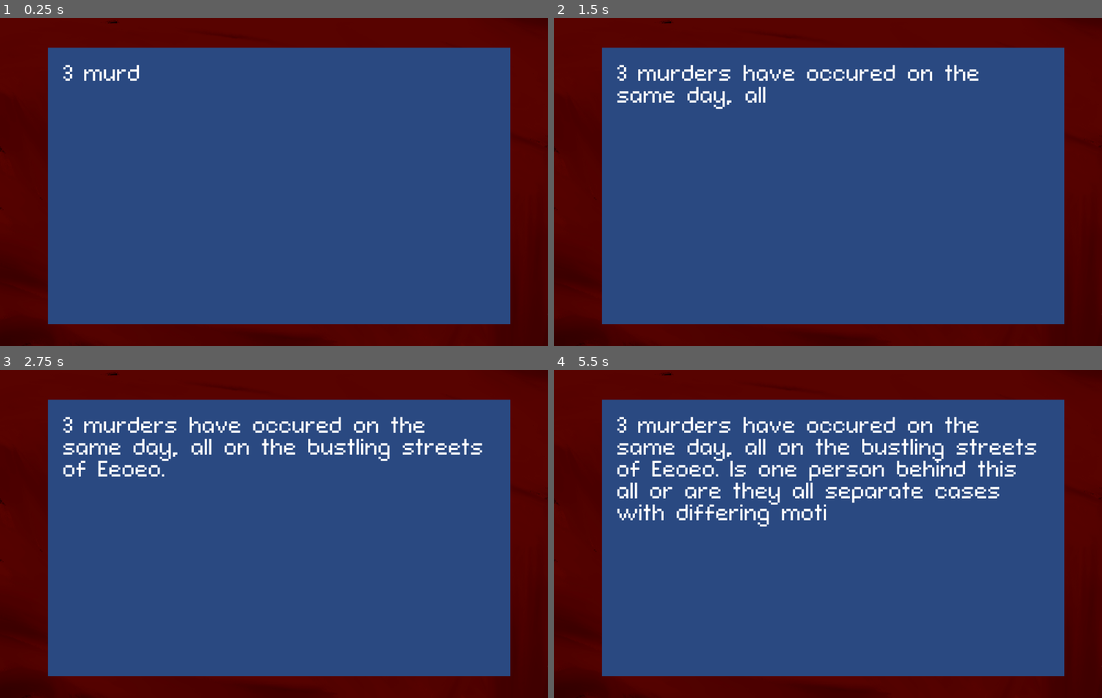
Above: before the commit, frames 1-4 (two rows, left to right).
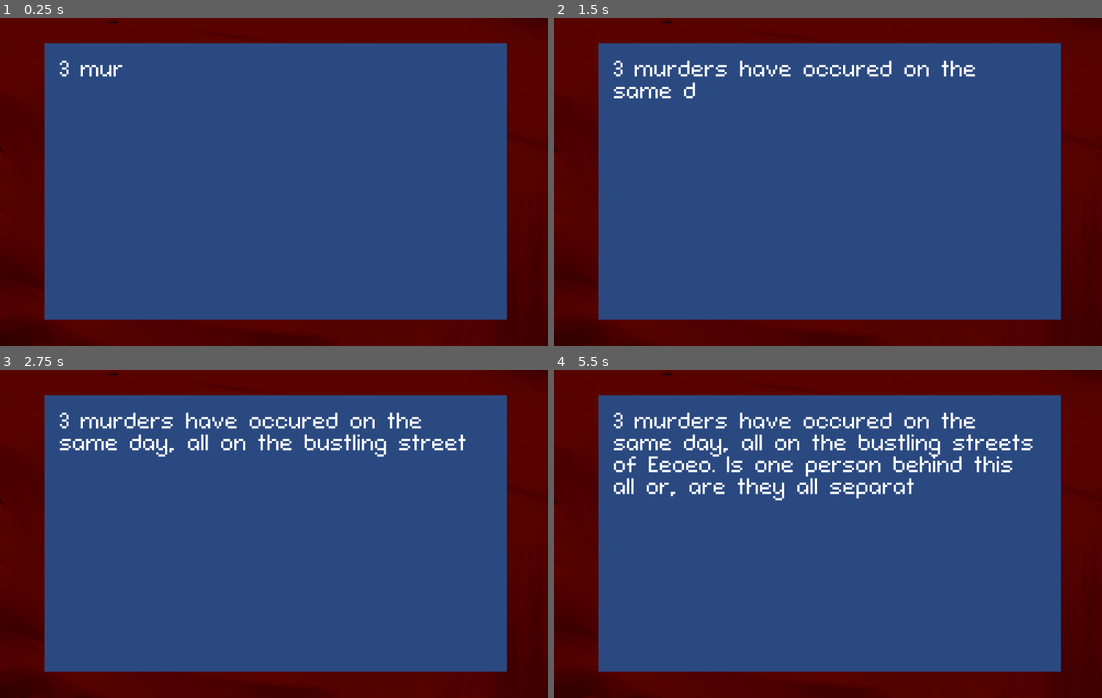
Above: after the commit, the same moments.

Repository: Flappyfroggy/murder.exe
Game: Godot game, scene res://scenes/game.tscn
Same seed, same stepped clock (60 frames per second), same inputs: the game is played once before the commit and once after it. This scene is started directly instead of the project's main scene.
Inputs:
- Up to frame 1 (0.25 s): no input
- Up to frame 2 (1.5 s): no input
- Up to frame 3 (2.75 s): no input
- Up to frame 4 (5.5 s): no input

The runs differ from the first frame. In frame 1, 3.8% of the frame differs, in the area x 8-94%, y 7-94%; in frame 2, 5.8%; in frame 3, 7.6%; in frame 4, 12%.

Commit message:
got the first riddle to appear + animation work

Diff:
--- /dev/null
+++ b/e.gd
@@ -0,0 +1,3 @@
+extends Node
+var taskshown: bool = false
+var riddle1shown: bool = false
--- a/project.godot
+++ b/project.godot
@@ -15,7 +15,15 @@
 config/features=PackedStringArray("4.5", "Forward Plus")
 config/icon="res://icon.svg"
 
+[autoload]
+
+e="*res://e.gd"
+
 [display]
 
 window/size/viewport_width=2500
 window/size/viewport_height=1500
+
+[editor_plugins]
+
+enabled=PackedStringArray("res://addons/godot_super-wakatime/plugin.cfg")
--- a/scenes/game.gd
+++ b/scenes/game.gd
@@ -1,7 +1,13 @@
 extends Node2D
 @onready var task_preload = preload("res://scenes/your_task.tscn")
-
+@onready var riddle1_preload = preload("res://scenes/riddle_1.tscn")
 func _ready():
 	var task = task_preload.instantiate()
-	task.position = Vector2(1272,768)
+	task.position = Vector2(1256,748)
 	add_child(task)
+func _process(_float) -> void:
+	if e.taskshown and not e.riddle1shown:
+		var riddle1 = riddle1_preload.instantiate()
+		riddle1.position = Vector2(1256,748)
+		add_child(riddle1)
+		e.riddle1shown = true
--- /dev/null
+++ b/scenes/riddle_1.gd
@@ -0,0 +1,4 @@
+extends Control
+@onready var animationo = $AnimationPlayer
+func _ready() -> void:
+	animationo.play("typewriter")
--- /dev/null
+++ b/scenes/riddle_1.tscn
@@ -0,0 +1,89 @@
+[gd_scene load_steps=6 format=3 uid="uid://brlpsqe8d544p"]
+
+[ext_resource type="Script" uid="uid://dokwuaec0r1s0" path="res://scenes/riddle_1.gd" id="1_2kn63"]
+[ext_resource type="Theme" uid="uid://sq0n6lqukxx5" path="res://theme.tres" id="1_qaw72"]
+
+[sub_resource type="Animation" id="Animation_qaw72"]
+resource_name = "typewriter"
+length = 7.0
+tracks/0/type = "value"
+tracks/0/imported = false
+tracks/0/enabled = true
+tracks/0/path = NodePath("RichTextLabel:visible_ratio")
+tracks/0/interp = 1
+tracks/0/loop_wrap = true
+tracks/0/keys = {
+"times": PackedFloat32Array(0, 7),
+"transitions": PackedFloat32Array(1, 1),
+"update": 0,
+"values": [0.0, 1.0]
+}
+
+[sub_resource type="Animation" id="Animation_2kn63"]
+length = 0.001
+tracks/0/type = "value"
+tracks/0/imported = false
+tracks/0/enabled = true
+tracks/0/path = NodePath("RichTextLabel:visible_ratio")
+tracks/0/interp = 1
+tracks/0/loop_wrap = true
+tracks/0/keys = {
+"times": PackedFloat32Array(0),
+"transitions": PackedFloat32Array(1),
+"update": 0,
+"values": [0.0]
+}
+
+[sub_resource type="AnimationLibrary" id="AnimationLibrary_2kn63"]
+_data = {
+&"RESET": SubResource("Animation_2kn63"),
+&"typewriter": SubResource("Animation_qaw72")
+}
+
+[node name="riddle1" type="Control"]
+layout_mode = 3
+anchors_preset = 15
+anchor_right = 1.0
+anchor_bottom = 1.0
+grow_horizontal = 2
+grow_vertical = 2
+script = ExtResource("1_2kn63")
+
+[node name="ColorRect" type="ColorRect" parent="."]
+layout_mode = 1
+anchors_preset = 8
+anchor_left = 0.5
+anchor_top = 0.5
+anchor_right = 0.5
+anchor_bottom = 0.5
+offset_left = -1054.5
+offset_top = -632.0
+offset_right = 1054.5
+offset_bottom = 632.0
+grow_horizontal = 2
+grow_vertical = 2
+color = Color(0.1658459, 0.28475168, 0.5073147, 1)
+
+[node name="RichTextLabel" type="RichTextLabel" parent="."]
+layout_mode = 1
+anchors_preset = 8
+anchor_left = 0.5
+anchor_top = 0.5
+anchor_right = 0.5
+anchor_bottom = 0.5
+offset_left = -990.0
+offset_top = -562.0
+offset_right = 990.0
+offset_bottom = 562.0
+grow_horizontal = 2
+grow_vertical = 2
+theme = ExtResource("1_qaw72")
+theme_override_font_sizes/normal_font_size = 100
+text = "your first clue comes in the form of a riddle. The first man found dead had a calandar above him, with five dates circled in red:	3, 4, 9, 10, and	11. We know these numbers point directly to the killer’s name. "
+visible_characters = 0
+visible_ratio = 0.0
+
+[node name="AnimationPlayer" type="AnimationPlayer" parent="."]
+libraries = {
+&"": SubResource("AnimationLibrary_2kn63")
+}
--- a/scenes/your_task.gd
+++ b/scenes/your_task.gd
@@ -1,4 +1,13 @@
 extends Control
 @onready var animationo = $AnimationPlayer
+@onready var timer = $Timer
 func _ready():
 	animationo.play("Typewriter")
+
+
+func _on_animation_player_animation_finished(Typewriter) -> void:
+	timer.start()
+
+func _on_timer_timeout() -> void:
+	queue_free()
+	e.taskshown = true
--- a/scenes/your_task.tscn
+++ b/scenes/your_task.tscn
@@ -5,7 +5,7 @@
 
 [sub_resource type="Animation" id="Animation_ocwth"]
 resource_name = "Typewriter"
-length = 10.0
+length = 12.0
 tracks/0/type = "value"
 tracks/0/imported = false
 tracks/0/enabled = true
@@ -13,7 +13,7 @@
 tracks/0/interp = 1
 tracks/0/loop_wrap = true
 tracks/0/keys = {
-"times": PackedFloat32Array(0, 10),
+"times": PackedFloat32Array(0, 12),
 "transitions": PackedFloat32Array(1, 1),
 "update": 0,
 "values": [0.0, 1.0]
@@ -86,7 +86,7 @@
 grow_vertical = 2
 theme = ExtResource("1_h7l0g")
 theme_override_font_sizes/normal_font_size = 100
-text = "3 murders have occured on the same day, all on the bustling streets of Eeoeo.  Is one person behind this all or are they all separate cases with differ …(141 unchanged characters)…
+text = "3 murders have occured on the same day, all on the bustling streets of Eeoeo.  Is one person behind this all or, are they all separate cases with differ …(141 unchanged characters)…
 visible_characters = 0
 visible_ratio = 0.0
 
@@ -94,3 +94,10 @@
 libraries = {
 &"": SubResource("AnimationLibrary_a0tay")
 }
+
+[node name="Timer" type="Timer" parent="."]
+wait_time = 3.0
+one_shot = true
+
+[connection signal="animation_finished" from="AnimationPlayer" to="." method="_on_animation_player_animation_finished"]
+[connection signal="timeout" from="Timer" to="." method="_on_timer_timeout"]
Not shown, added: e.gd.uid
Not shown, added: scenes/riddle_1.gd.uid
Not shown, changed: .gitattributes
Not shown, added: .gitignore
